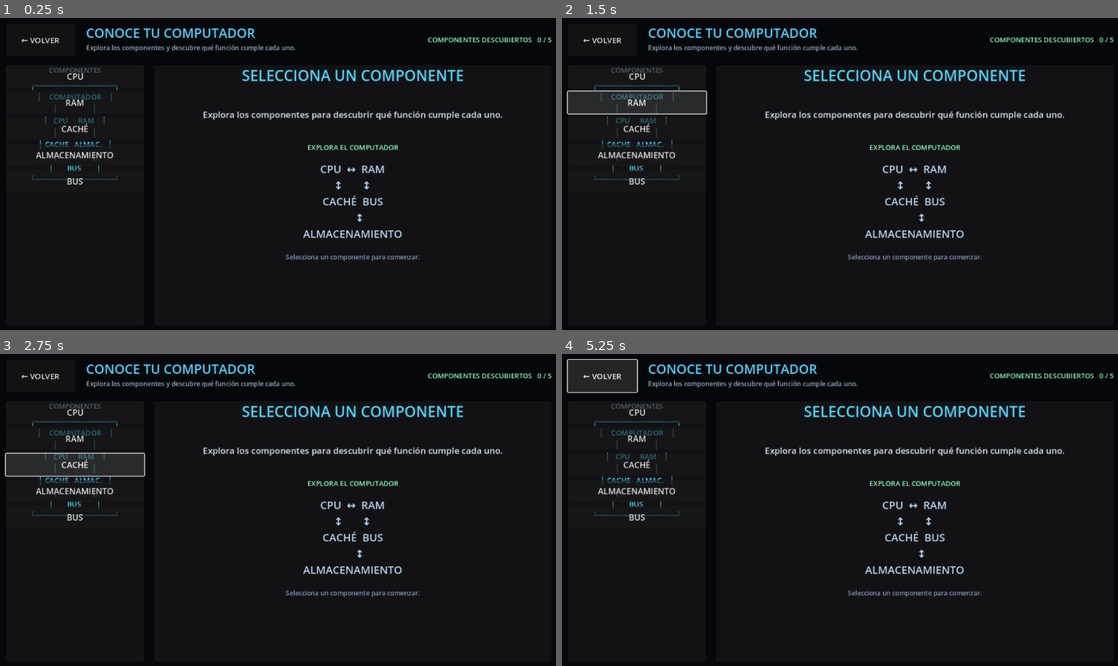
Above: before the commit, frames 1-4 (two rows, left to right).
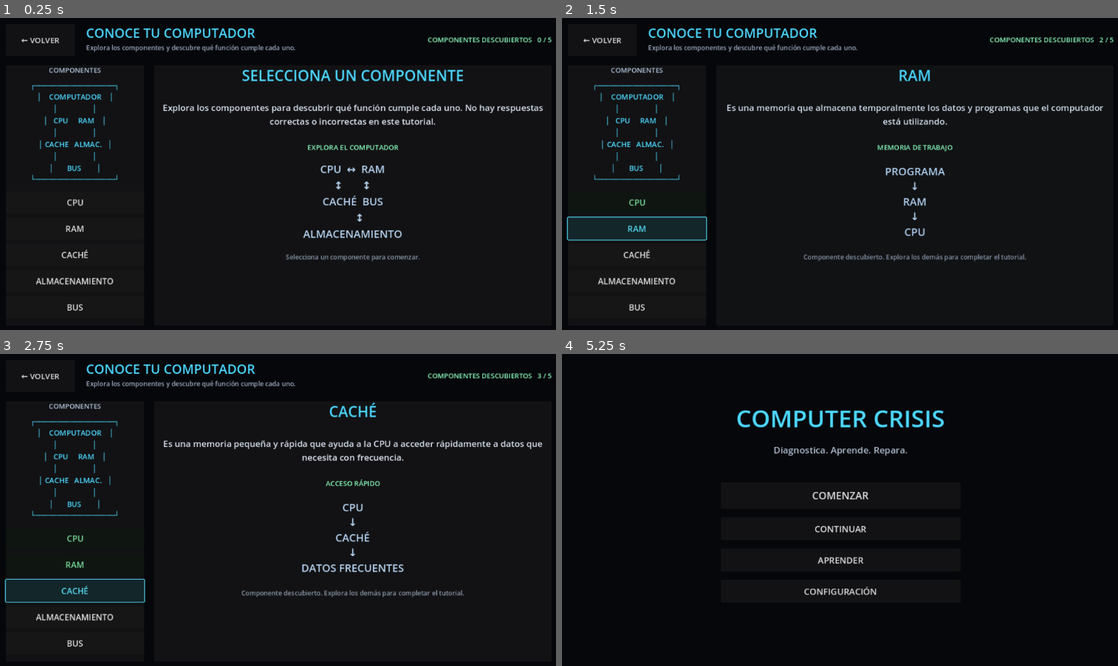
Above: after the commit, the same moments.

Repository: marcifuj/computer-crisis
Game: Godot game, scene res://scenes/tutorial/tutorial.tscn
The game is run twice, just before and just after one commit, with the same random seed, the same clock (stepped at 60 frames per second) and the same inputs. This scene is started directly instead of the project's main scene.
Inputs (mouse positions are in pixels of both pictures, inside the frame that each line leads up to):
- Up to frame 1 (0.25 s): no input
- Up to frame 2 (1.5 s): click "CPU" at 0.5 s; click "RAM" at 1.25 s
- Up to frame 3 (2.75 s): click "CACHÉ" at 2 s
- Up to frame 4 (5.25 s): click "ALMACENAMIENTO" at 2.75 s; click "BUS" at 3.5 s; click (840, 547) at 4.25 s, where only the run after the commit has a clickable "COMENZAR NIVEL 1"; click "← VOLVER" at 5 s

The runs differ from the first frame. In frame 1, 3.2% of the frame differs, in the area x 5-98%, y 15-94%; in frame 2, 5.8%; in frame 3, 6.0%; in frame 4, 7.8%, in the area x 0-100%, y 1-79%.
Error before the commit: Invalid access to property or key 'pressed' on a base object of type 'null instance'. (res://scripts/tutorial.gd:56)

Commit message:
fix: finalize tutorial panel hierarchy

Diff:
--- a/scenes/tutorial/tutorial.tscn
+++ b/scenes/tutorial/tutorial.tscn
@@ -100,35 +100,35 @@
 horizontal_alignment = 1
 vertical_alignment = 1
 
-[node name="ComponentList" type="VBoxContainer" parent="MainContent/Body/ComponentPanel"]
+[node name="ComponentList" type="VBoxContainer" parent="MainContent/Body/ComponentPanel/ComponentContent"]
 layout_mode = 2
 theme_override_constants/separation = 9
 
-[node name="CPUButton" type="Button" parent="MainContent/Body/ComponentPanel/ComponentList"]
+[node name="CPUButton" type="Button" parent="MainContent/Body/ComponentPanel/ComponentContent/ComponentList"]
 custom_minimum_size = Vector2(0, 48)
 layout_mode = 2
 theme_override_font_sizes/font_size = 18
 text = "CPU"
 
-[node name="RAMButton" type="Button" parent="MainContent/Body/ComponentPanel/ComponentList"]
+[node name="RAMButton" type="Button" parent="MainContent/Body/ComponentPanel/ComponentContent/ComponentList"]
 custom_minimum_size = Vector2(0, 48)
 layout_mode = 2
 theme_override_font_sizes/font_size = 18
 text = "RAM"
 
-[node name="CacheButton" type="Button" parent="MainContent/Body/ComponentPanel/ComponentList"]
+[node name="CacheButton" type="Button" parent="MainContent/Body/ComponentPanel/ComponentContent/ComponentList"]
 custom_minimum_size = Vector2(0, 48)
 layout_mode = 2
 theme_override_font_sizes/font_size = 18
 text = "CACHÉ"
 
-[node name="StorageButton" type="Button" parent="MainContent/Body/ComponentPanel/ComponentList"]
+[node name="StorageButton" type="Button" parent="MainContent/Body/ComponentPanel/ComponentContent/ComponentList"]
 custom_minimum_size = Vector2(0, 48)
 layout_mode = 2
 theme_override_font_sizes/font_size = 18
 text = "ALMACENAMIENTO"
 
-[node name="BusButton" type="Button" parent="MainContent/Body/ComponentPanel/ComponentList"]
+[node name="BusButton" type="Button" parent="MainContent/Body/ComponentPanel/ComponentContent/ComponentList"]
 custom_minimum_size = Vector2(0, 48)
 layout_mode = 2
 theme_override_font_sizes/font_size = 18
